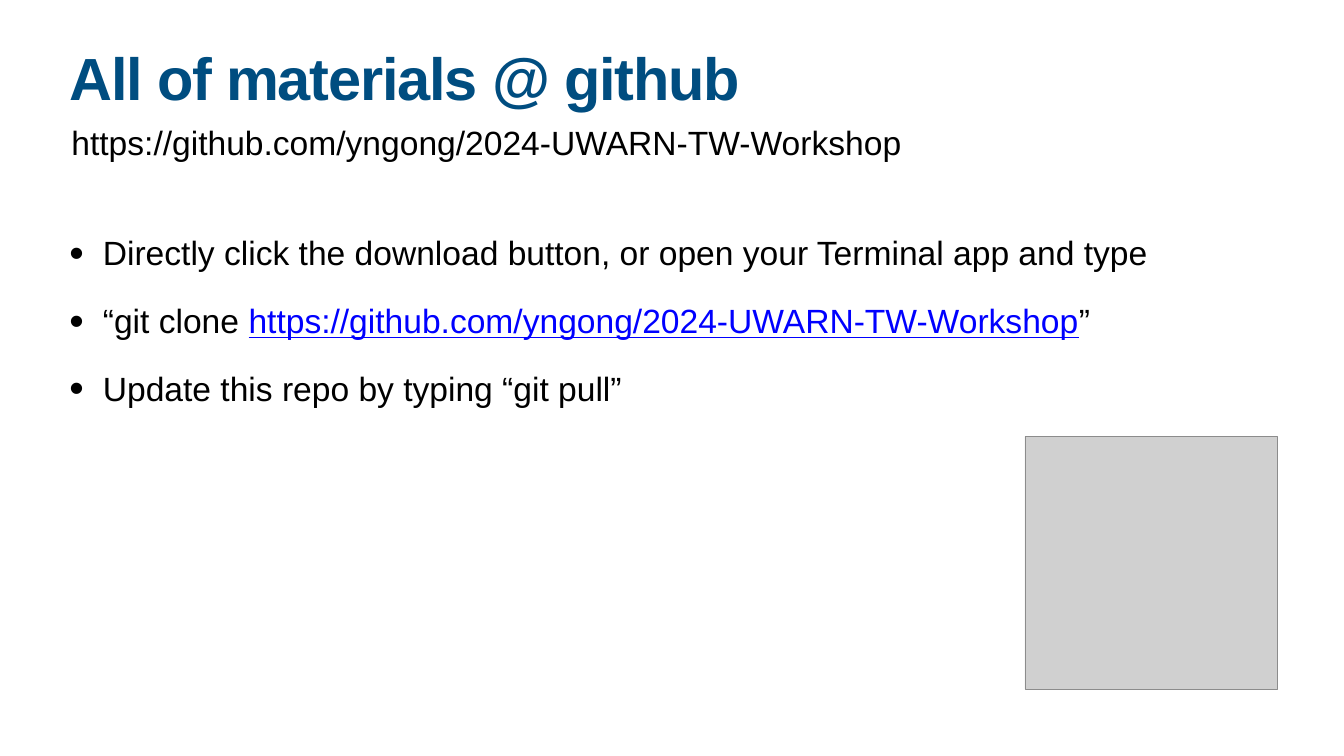
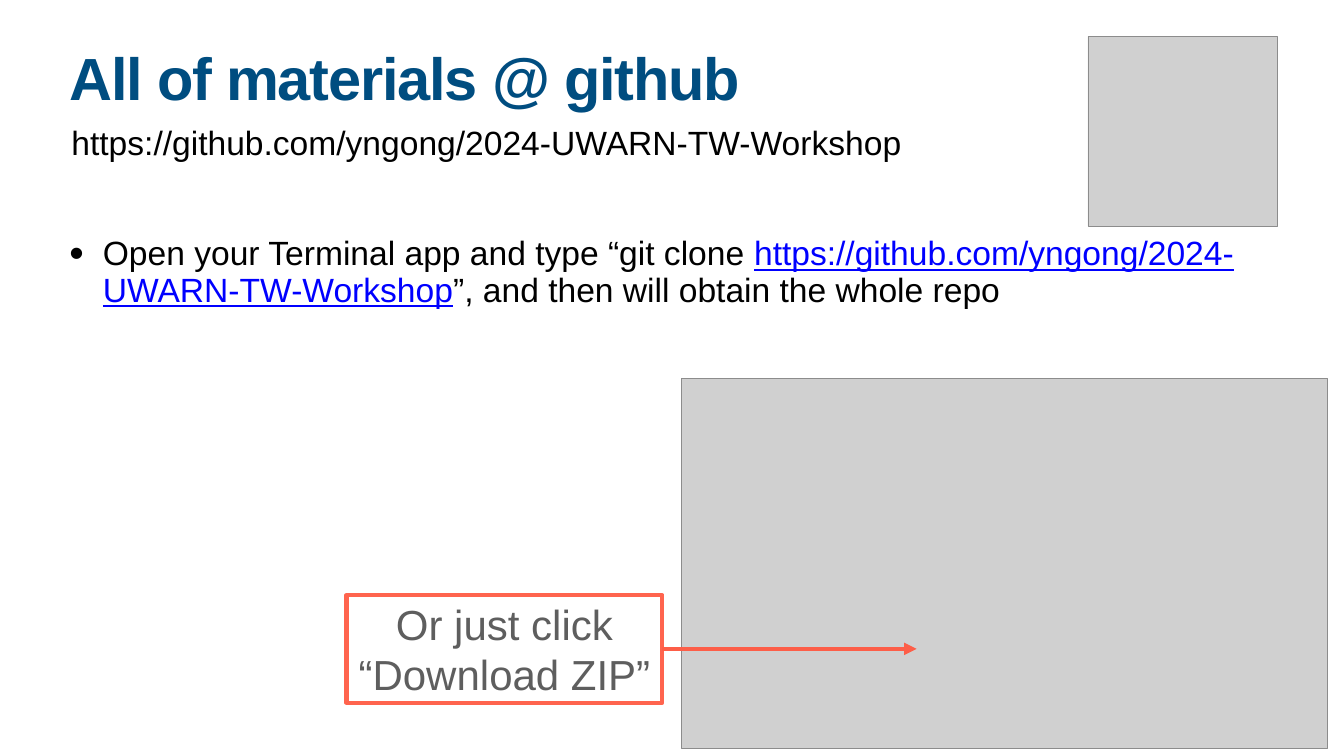
Before and after one commit to yngong/2024-UWARN-TW-Workshop, a slide deck: slide 9 of day1/workshop_intro.pptx. Drawn at 1344x756 pixels with LibreOffice and Linux fonts; fonts in the diff are those of the drawing; grey boxes stand for pictures. Boxes give left, top, right and bottom in pixels: in the first picture for what was removed or moved away, otherwise in the second. Text is boxed around its words. In the diff, an @@ line names an element or a change of style, - is before the commit and + after.

```diff
--- a/day1/workshop_intro.pptx
+++ b/day1/workshop_intro.pptx
@@ picture: place and size @@
-picture at [1025, 436, 1277, 689]
+picture at [1088, 37, 1277, 226]
@@ text at [103, 240, 1234, 308]: text changed @@
-• Directly click the download button, or open your Terminal app and type
-• “git clone https://github.com/yngong/2024-UWARN-TW-Workshop”
-• Update this repo by typing “git pull”
+• Open your Terminal app and type “git clone https://github.com/yngong/2024-UWARN-TW-Workshop”, and then will obtain the whole repo
@@ picture added at [681, 378, 1327, 748] @@
@@ rectangle added at [347, 595, 663, 702], fill #FFFFFF, outline #FF644E 6 pt, 60 pt, text #5E5E5E @@
+Or just click “Download ZIP”
@@ arrow added from (662, 649) to (917, 649), #FE5F48 6 pt @@
```
Also in this commit, not shown: 1 other slide changed, 1 slide added, 9 other files.
